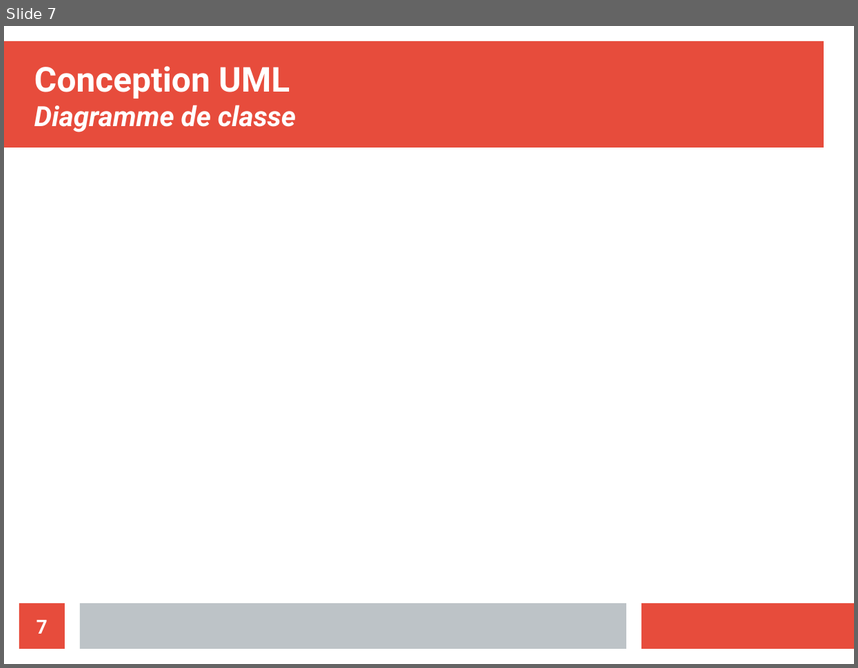
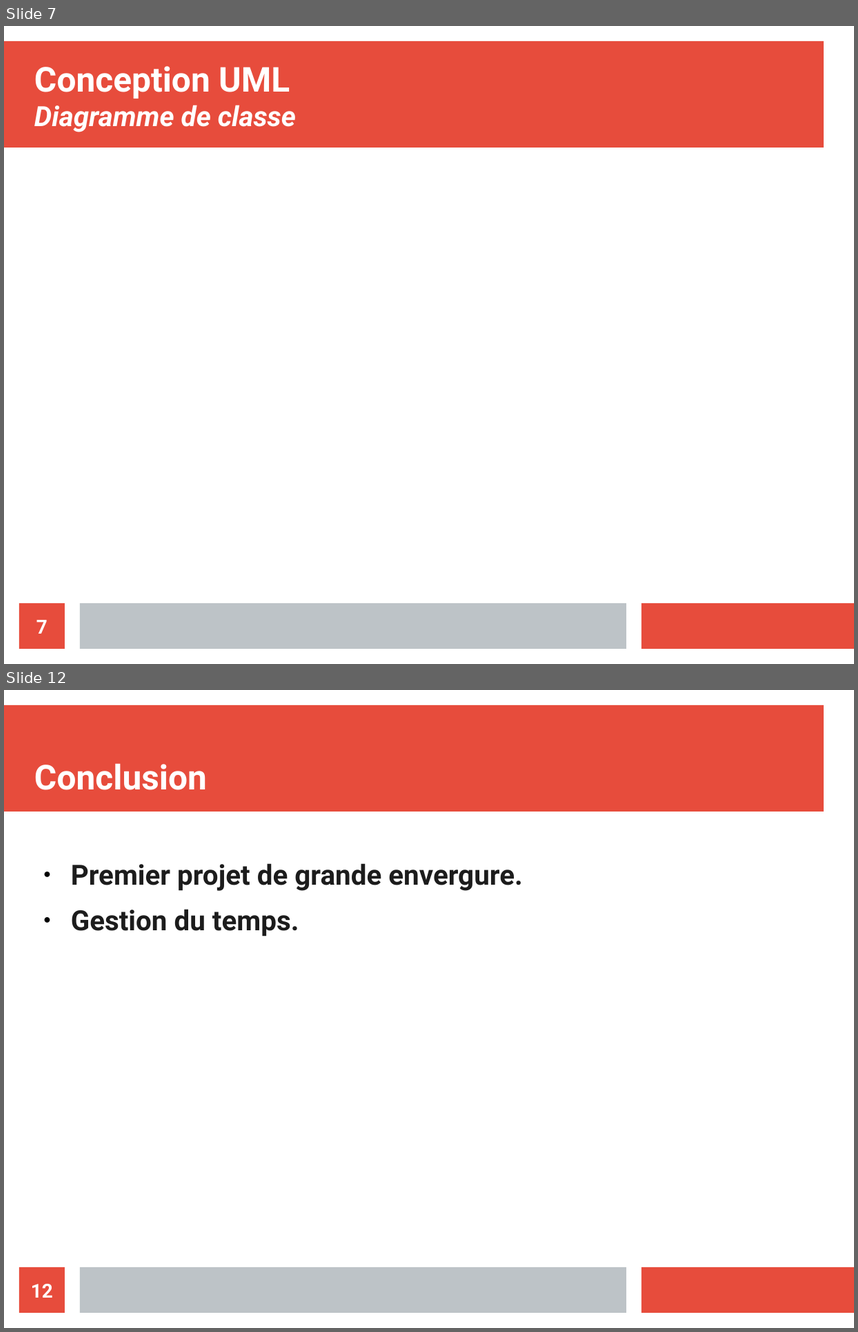
Before and after one commit to CravateRouge/JeVaisLeFaire, a slide deck: presBatailleNavale.odp. Shown one above the other, each under a label of ours: slide 7 before the commit, slides 7 and 12 after it; the slides between them are not shown. The pictures are 858x668 and 858x1332 pixels, drawn with LibreOffice and Linux fonts; fonts in the diff are those of the drawing. Boxes give left, top, right and bottom in pixels: in the first picture for what was removed or moved away, otherwise in the second. Text is boxed around its words. In the diff, an @@ line names an element or a change of style, - is before the commit and + after.

Commit message:
Mise à jour des fichiers du projet

```diff
--- a/presBatailleNavale.odp
+++ b/presBatailleNavale.odp
@@ slide 12 added at [4,690,854,1328], background #FFFFFF; not listed: 3 template elements that a slide beside it also shows @@
@@ title added at [34,763,207,790], 32 pt, text #FFFFFF, bold @@
+Conclusion
@@ text added at [71,863,522,936], 26 pt, text #1C1C1C, bold @@
+● Premier projet de grande envergure.
+● Gestion du temps.
@@ page number added at [19,1267,65,1312], fill #E74C3C, 18 pt, text #FFFFFF, bold @@
+12
```
Also in this commit, not shown: 1 slide changed, 3 other slides added, 2 slides removed, 1 other file.
